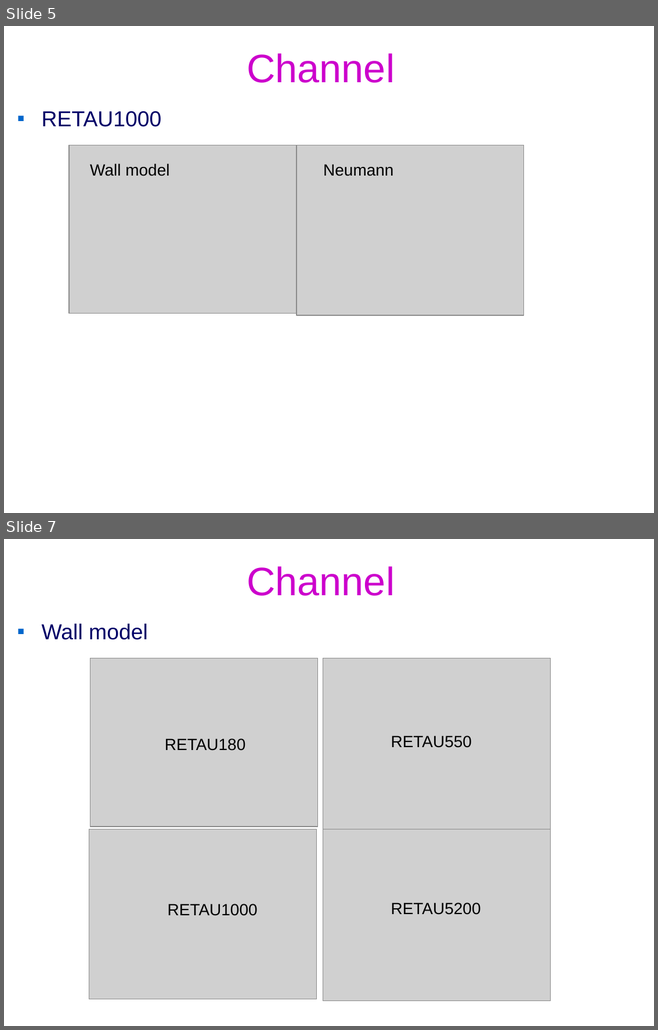
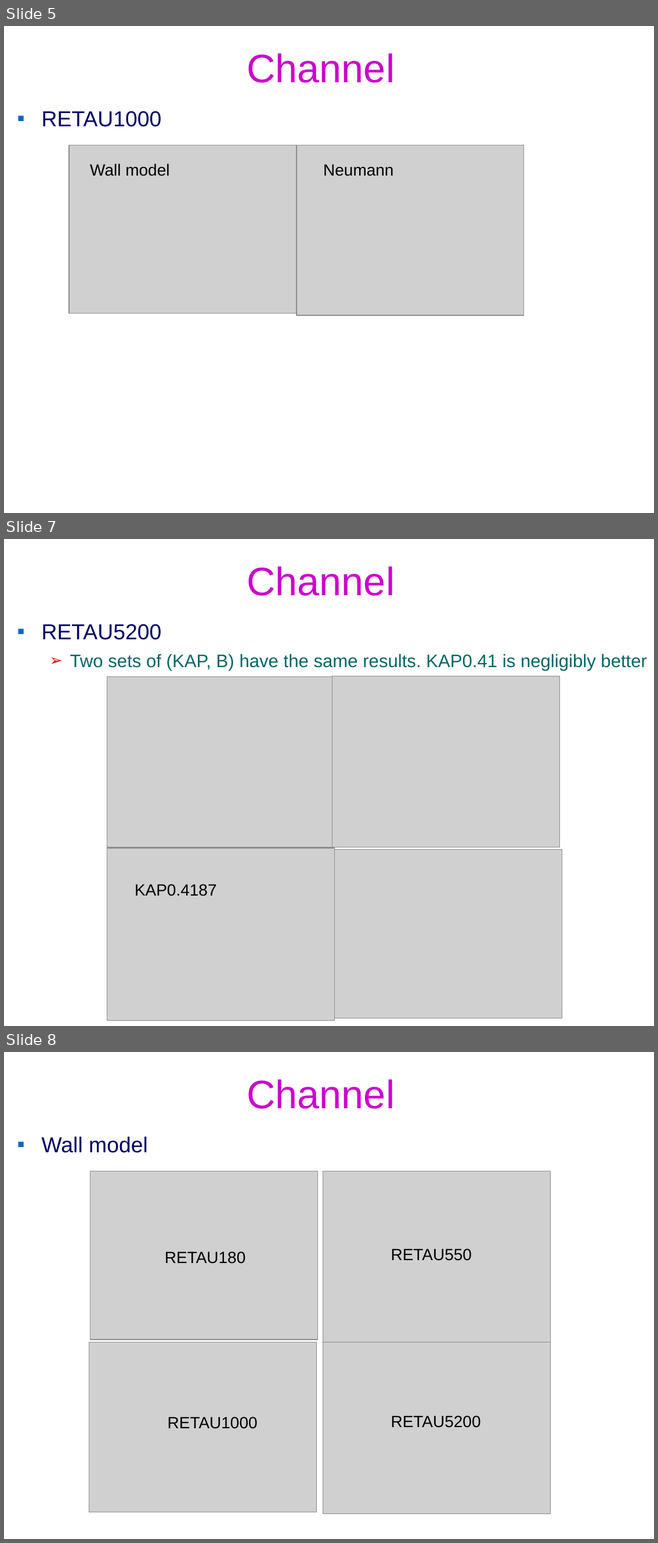
Before and after one commit to federicoVerolini/CaLES, a slide deck: docs/vv.pptx. Shown one above the other, each under a label of ours: slides 5 and 7 before the commit, slides 5, 7 and 8 after it; the slides between them are not shown. The pictures are 658x1030 and 658x1543 pixels, drawn with LibreOffice and Linux fonts; fonts in the diff are those of the drawing; grey boxes stand for pictures; background and template pictures are left out. Boxes give left, top, right and bottom in pixels: in the first picture for what was removed or moved away, otherwise in the second. Text is boxed around its words. In the diff, an @@ line names an element or a change of style, - is before the commit and + after.

```diff
--- a/docs/vv.pptx
+++ b/docs/vv.pptx
@@ slide 7 added at [4, 539, 654, 1026], background #FFFFFF @@
@@ title added at [246, 566, 394, 596], 44 pt, text #CC00CC @@
+Channel
@@ text added at [42, 624, 647, 671], 20 pt, text #006666 @@
+▪ RETAU5200
+  ➢ Two sets of (KAP, B) have the same results. KAP0.41 is negligibly better
@@ picture added at [107, 676, 334, 848] @@
@@ picture added at [332, 676, 560, 848] @@
@@ picture added at [107, 848, 334, 1020] @@
@@ picture added at [334, 849, 561, 1019] @@
@@ text added at [134, 884, 217, 896], 18 pt, text #000000 @@
+KAP0.4187
@@ what was slide 7 is now slide 8 @@
```
Also in this commit, not shown: 2 slides changed, 4 other files.
